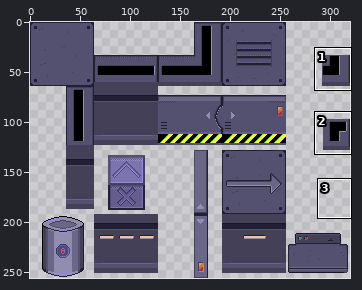
Two versions of one sprite sheet, assets/tileset-scifi.png. Above, an overview of the earlier version with the close-up marked.
Close-up. First the earlier version:
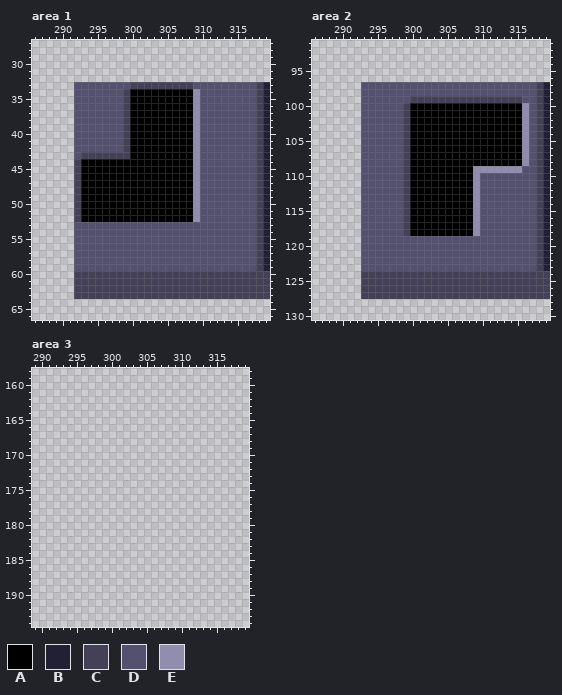
The file is 320x256 pixels. Shown: area 1: x 286..319, y 27..66; area 2: x 286..319, y 91..130; area 3: x 289..319, y 158..194.
Palette (. is transparent): A #000000  B #222034  C #434058  D #545070  E #918dae
Pixels before, area 1, first column x 292:
33 DDDDDDDDCCCCCCCCCDDDDDDDDDCB
34 DDDDDDDCAAAAAAAAAEDDDDDDDDCB
35 DDDDDDDCAAAAAAAAAEDDDDDDDDCB
36 DDDDDDDCAAAAAAAAAEDDDDDDDDCB
37 DDDDDDDCAAAAAAAAAEDDDDDDDDCB
38 DDDDDDDCAAAAAAAAAEDDDDDDDDCB
39 DDDDDDDCAAAAAAAAAEDDDDDDDDCB
40 DDDDDDDCAAAAAAAAAEDDDDDDDDCB
41 DDDDDDDCAAAAAAAAAEDDDDDDDDCB
42 DDDDDDDCAAAAAAAAAEDDDDDDDDCB
43 DCCCCCCCAAAAAAAAAEDDDDDDDDCB
44 CAAAAAAAAAAAAAAAAEDDDDDDDDCB
45 CAAAAAAAAAAAAAAAAEDDDDDDDDCB
46 CAAAAAAAAAAAAAAAAEDDDDDDDDCB
47 CAAAAAAAAAAAAAAAAEDDDDDDDDCB
48 CAAAAAAAAAAAAAAAAEDDDDDDDDCB
49 CAAAAAAAAAAAAAAAAEDDDDDDDDCB
50 CAAAAAAAAAAAAAAAAEDDDDDDDDCB
51 CAAAAAAAAAAAAAAAAEDDDDDDDDCB
52 CAAAAAAAAAAAAAAAAEDDDDDDDDCB
53 DDDDDDDDDDDDDDDDDDDDDDDDDDCB
54 DDDDDDDDDDDDDDDDDDDDDDDDDDCB
55 DDDDDDDDDDDDDDDDDDDDDDDDDDCB
56 DDDDDDDDDDDDDDDDDDDDDDDDDDCB
57 DDDDDDDDDDDDDDDDDDDDDDDDDDCB
58 DDDDDDDDDDDDDDDDDDDDDDDDDDCB
59 DDDDDDDDDDDDDDDDDDDDDDDDDDCB
60 CCCCCCCCCCCCCCCCCCCCCCCCCCCC
61 CCCCCCCCCCCCCCCCCCCCCCCCCCCC
62 CCCCCCCCCCCCCCCCCCCCCCCCCCCC
63 CCCCCCCCCCCCCCCCCCCCCCCCCCCC
Pixels before, area 2, first column x 293:
 97 DDDDDDDDDDDDDDDDDDDDDDDDDCB
 98 DDDDDDDDDDDDDDDDDDDDDDDDDCB
 99 DDDDDDDCCCCCCCCCCCCCCCCDDCB
100 DDDDDDCAAAAAAAAAAAAAAAAEDCB
101 DDDDDDCAAAAAAAAAAAAAAAAEDCB
102 DDDDDDCAAAAAAAAAAAAAAAAEDCB
103 DDDDDDCAAAAAAAAAAAAAAAAEDCB
104 DDDDDDCAAAAAAAAAAAAAAAAEDCB
105 DDDDDDCAAAAAAAAAAAAAAAAEDCB
106 DDDDDDCAAAAAAAAAAAAAAAAEDCB
107 DDDDDDCAAAAAAAAAAAAAAAAEDCB
108 DDDDDDCAAAAAAAAAAAAAAAAEDCB
109 DDDDDDCAAAAAAAAAEEEEEEEDDCB
110 DDDDDDCAAAAAAAAAEDDDDDDDDCB
111 DDDDDDCAAAAAAAAAEDDDDDDDDCB
112 DDDDDDCAAAAAAAAAEDDDDDDDDCB
113 DDDDDDCAAAAAAAAAEDDDDDDDDCB
114 DDDDDDCAAAAAAAAAEDDDDDDDDCB
115 DDDDDDCAAAAAAAAAEDDDDDDDDCB
116 DDDDDDCAAAAAAAAAEDDDDDDDDCB
117 DDDDDDCAAAAAAAAAEDDDDDDDDCB
118 DDDDDDCAAAAAAAAAEDDDDDDDDCB
119 DDDDDDDDDDDDDDDDDDDDDDDDDCB
120 DDDDDDDDDDDDDDDDDDDDDDDDDCB
121 DDDDDDDDDDDDDDDDDDDDDDDDDCB
122 DDDDDDDDDDDDDDDDDDDDDDDDDCB
123 DDDDDDDDDDDDDDDDDDDDDDDDDCB
124 CCCCCCCCCCCCCCCCCCCCCCCCCCC
125 CCCCCCCCCCCCCCCCCCCCCCCCCCC
126 CCCCCCCCCCCCCCCCCCCCCCCCCCC
127 CCCCCCCCCCCCCCCCCCCCCCCCCCC
And afterwards:
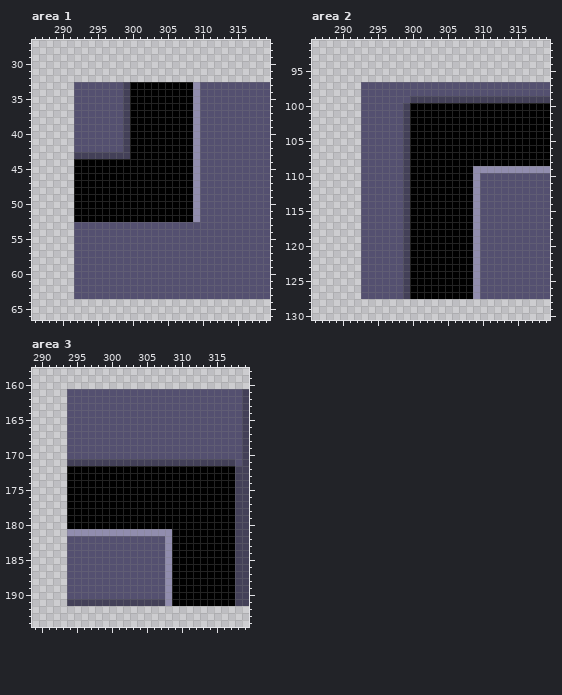
What changed:
Area 1:
The edit turns colour C into colour A in row 33 at x 300 to 308; in rows 44 to 52 at x 292.
The edit turns colour D into colour C in row 33 at x 299; in row 43 at x 292.
The edit turns colour B into colour D in rows 33 to 59 at x 319.
The edit turns colour C into colour D in rows 33 to 59 at x 318; in rows 60 to 63 at x 292 to 319.
The edit turns colour D into colour E in row 33 at x 309.
Area 2:
The edit turns colour B into colour A in rows 100 to 108 at x 319.
The edit turns colour C into colour A in rows 100 to 108 at x 318; in rows 124 to 127 at x 300 to 308.
The edit turns colour D into colour A in rows 100 to 108 at x 317; in rows 119 to 123 at x 300 to 308.
The edit turns colour E into colour A in rows 100 to 108 at x 316.
The edit turns colour B into colour C in row 99 at x 319.
The edit turns colour D into colour C in row 99 at x 316 to 317; in rows 119 to 123 at x 299.
The edit turns colour B into colour D in rows 97 to 98 at x 319; in rows 110 to 123 at x 319.
The edit turns colour C into colour D in rows 97 to 98 at x 318; in rows 110 to 123 at x 318; in rows 124 to 127 at x 293 to 298 and 310 to 319.
The edit turns colour B into colour E in row 109 at x 319.
The edit turns colour C into colour E in row 109 at x 318; in rows 124 to 127 at x 309.
The edit turns colour D into colour E in row 109 at x 316 to 317; in rows 119 to 123 at x 309.
Area 3:
There is now colour A in rows 172 to 180 at x 294 to 317; in rows 181 to 191 at x 309 to 317.
There is now colour C in rows 161 to 170 at x 319; in row 171 at x 294 to 317 and 319; in rows 172 to 190 at x 318 to 319; in row 191 at x 294 to 307 and 318 to 319.
There is now colour D in rows 161 to 170 at x 294 to 318; in row 171 at x 318; in rows 182 to 190 at x 294 to 307.
There is now colour E in row 181 at x 294 to 308; in rows 182 to 191 at x 308.
Boxes around the changes in both close-ups, in picture pixels (x1, y1, x2, y2):
changed: (74, 82, 270, 299)
changed: (361, 82, 550, 299)
added: (67, 389, 249, 606)
